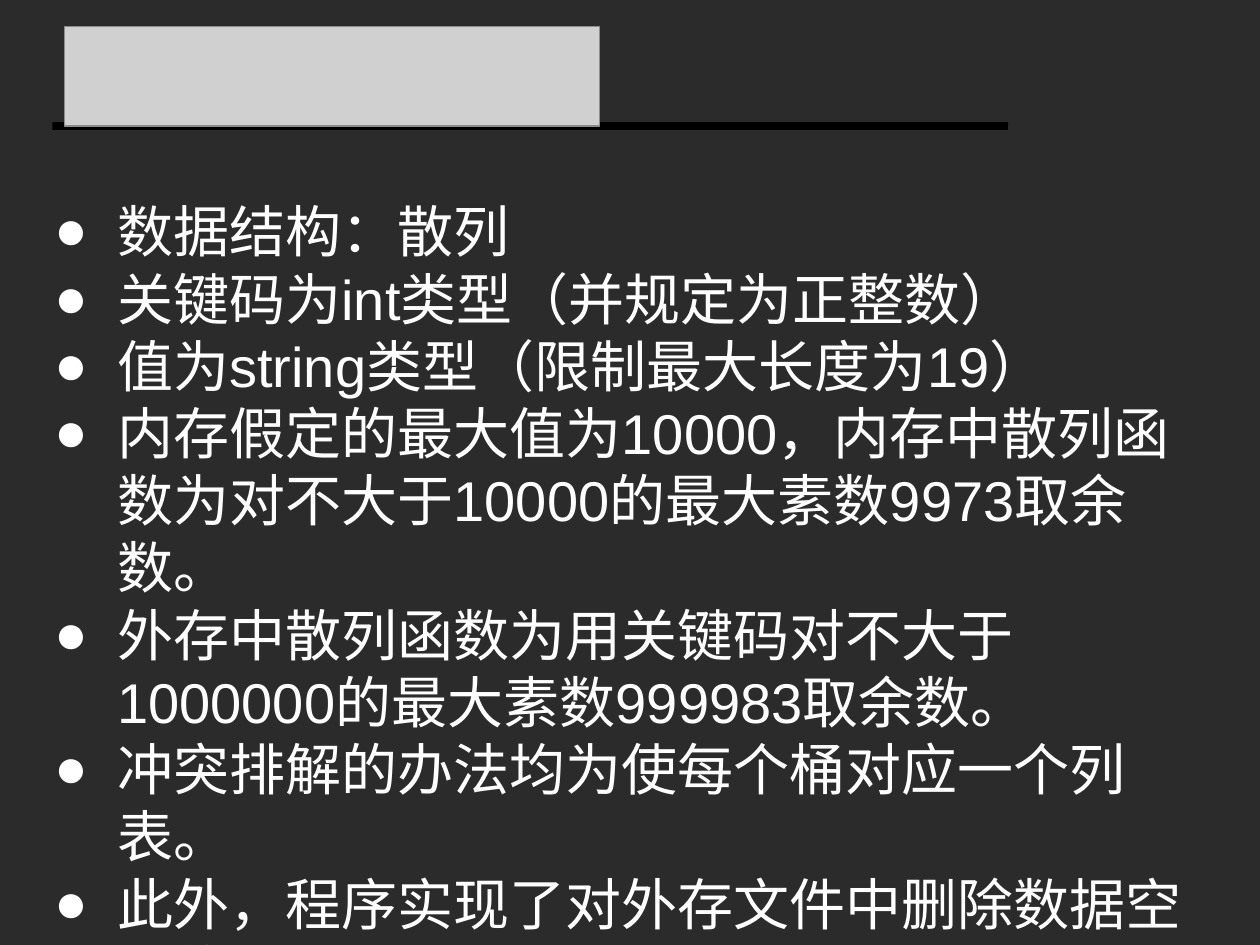
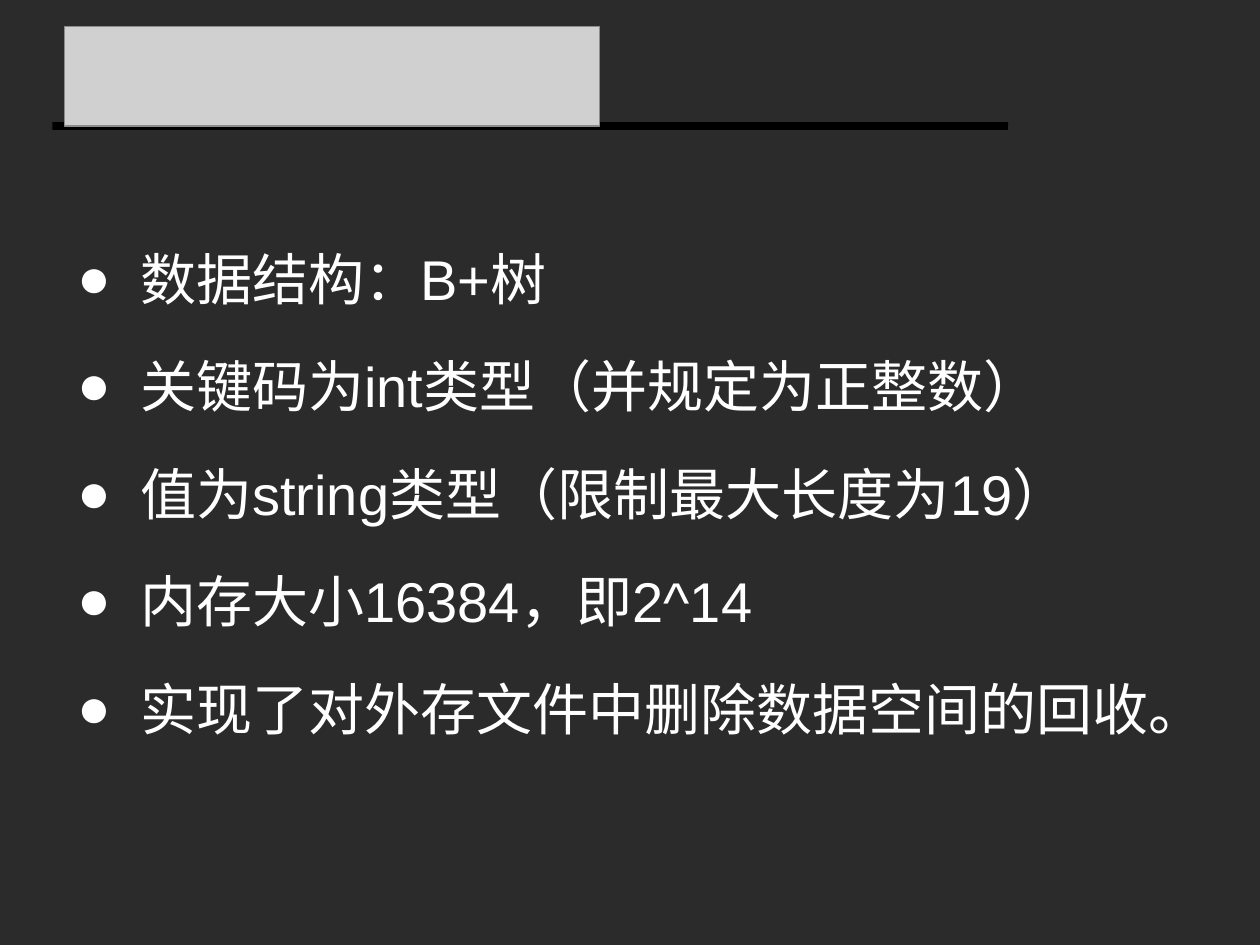
Before and after one commit to Ivanyinfan/Database-2017.7.22, a slide deck: slide 3 of Document/模拟数据库.ppt. Drawn at 1260x945 pixels with LibreOffice and Linux fonts; fonts in the diff are those of the drawing; grey boxes stand for pictures; background and template pictures are left out; a plain dark background stands for a picture behind light text. Boxes give left, top, right and bottom in pixels: in the first picture for what was removed or moved away, otherwise in the second. Text is boxed around its words. In the diff, an @@ line names an element or a change of style, - is before the commit and + after.

```diff
--- a/Document/模拟数据库.ppt
+++ b/Document/模拟数据库.ppt
@@ text "数据结构：B+树" moved from (x1=117, y1=205, x2=1181, y2=931) to (x1=140, y1=253, x2=1204, y2=735) @@
@@ text at (x1=140, y1=253, x2=547, y2=305): text changed @@
-● 数据结构：散列
+● 数据结构：B+树
@@ text at (x1=140, y1=359, x2=1068, y2=527): line spacing 1 to 1.6 @@
@@ text at (x1=140, y1=575, x2=1204, y2=735): text changed @@
-● 内存假定的最大值为10000，内存中散列函数为对不大于10000的最大素数9973取余数。
-● 外存中散列函数为用关键码对不大于1000000的最大素数999983取余数。
-● 冲突排解的办法均为使每个桶对应一个列表。
-● 此外，程序实现了对外存文件中删除数据空间的回收。
+● 内存大小16384，即2^14
+● 实现了对外存文件中删除数据空间的回收。
```
Also in this commit, not shown: 4 other slides changed, 6 slides added, 8 slides removed, 2 other files.
